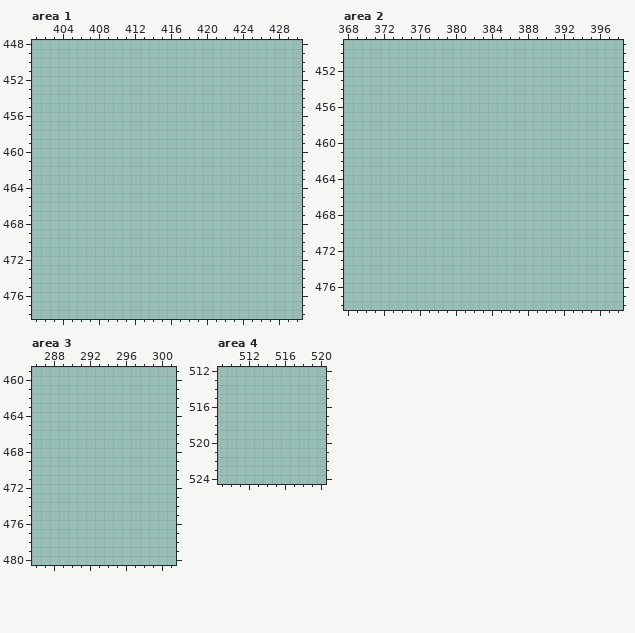
Pixel-art file, stored at assets/sprites/work atlases/ItemAtlasWorkplace.aseprite. Above is the file before it was changed.
528x608 pixels, 1 frame. Colours within 5 levels of each other are drawn and written as one. Shown: area 1: x 401..430, y 448..478; area 2: x 368..398, y 449..478; area 3: x 286..301, y 459..480; area 4: x 509..520, y 512..524. The commit also changed other parts of the picture, which this record leaves out.
The result:
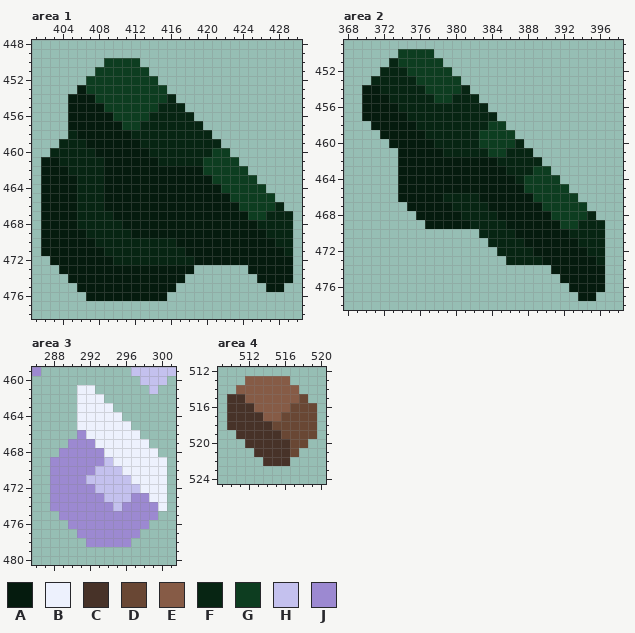
Palette (. is transparent): A #051b0e  B #edf1fd  C #473228  D #694734  E #865b46  F #072513  G #0d3d20  H #c4c1ee  J #9c89d1
Edits made:
Area 1:
y 450: x 409..412 .... -> GGGG
y 451: x 408..413 ...... -> GGGGGG
y 452: x 407..414 ........ -> GGGGGGGG
y 453: x 406..415 .......... -> AGGGGGGGGG
y 454: x 405..416 ............ -> AAAGGGGGGGGF
y 455: x 405..417 ............. -> AAAAGGGGGGFFF
y 456: x 405..418 .............. -> AAAAAGGGGFFFFF
y 457: x 405..419 ............... -> AAAAAAGGFFFFFFF
y 458: x 405..420 ................ -> FAAAAAAFFFFFFFFF
y 459: x 404..421 .................. -> FFFAAAAAAFFFFFFFFF
y 460: x 403..422 .................... -> FFFFFAAAAAAFFFFFFFGG
y 461: x 402..423 ...................... -> AAFFFFFAAAAAAFFFFFGGGG
y 462: x 402..424 ....................... -> AAAFFFFAAAAAAAAAAAGGGGG
y 463: x 402..425 ........................ -> AAAAFFFAAAAAAAAAAAAGGGGG
y 464: x 402..426 ......................... -> AAAAFFFAAAAAAAAAAAAAGGGGG
y 465: x 402..427 .......................... -> AAAAFFFAAAAAAAAAAAAAAGGGGG
y 466: x 402..428 ........................... -> AAAAFFFAAAAAAAAAAAAAAAGGGGF
y 467: x 402..429 ............................ -> AAAAFFFFAAAAAAAAAAAAAAAGGFFF
y 468: x 402..429 ............................ -> AAAAFFFFFAAAAAAAAAAAAAAAFFFF
y 469: x 402..429 ............................ -> AAAAAFFFFFAAAAAAAAAAAAAAAFFF
y 470: x 402..429 ............................ -> AAAAAAFFFFFFFFFAAAAAAAAAAAFF
y 471: x 402..429 ............................ -> AAAAAAAFFFFFFFFFAAAAAAAAAAAF
y 472: x 403..429 ........................... -> AAAAAAAFFFFFFFFFAAAAAAAAAAA
y 473: x 404..418 ............... -> AAAAAAAAAAAAAAA; x 425..429 ..... -> AAAAA
y 474: x 405..417 ............. -> AAAAAAAAAAAAA; x 426..429 .... -> AAAA
y 475: x 406..416 ........... -> AAAAAAAAAAA; x 427..428 .. -> AA
y 476: x 407..415 ......... -> AAAAAAAAA
Area 2:
y 450: x 374..377 .... -> GGGG
y 451: x 373..378 ...... -> FGGGGG
y 452: x 372..379 ........ -> FFFGGGGG
y 453: x 371..380 .......... -> FFFFFGGGGG
y 454: x 370..381 ............ -> AAFFFFFGGGGF
y 455: x 370..382 ............. -> AAAFFFFFGGFFF
y 456: x 370..383 .............. -> AAAAFFFFFFFFFF
y 457: x 370..384 ............... -> AAAAAFFFFFFFFFF
y 458: x 371..385 ............... -> AAAAAFFFFFFFFGG
y 459: x 372..386 ............... -> AAAAAFFFFFFGGGG
y 460: x 373..387 ............... -> AAAAAFFFFFGGGGF
y 461: x 374..388 ............... -> AAAAAFFFFFGGFFF
y 462: x 374..389 ................ -> AAAAAAAAAAAFFFFF
y 463: x 374..390 ................. -> AAAAAAAAAAAAFFFGG
y 464: x 374..391 .................. -> AAAAAAAAAAAAAFGGGG
y 465: x 374..392 ................... -> AAAAAAAAAAAAAAGGGGG
y 466: x 374..393 .................... -> AAAAAFFFFAAAAAAGGGGG
y 467: x 375..394 .................... -> AAAAAFFFFAAAAAAGGGGG
y 468: x 376..395 .................... -> AAAAAFFFFAAAAAAGGGGF
y 469: x 377..396 .................... -> AAAAAFFFFAAAAAAGGFFF
y 470: x 383..396 .............. -> FFFFAAAAAAFFFF
y 471: x 384..396 ............. -> FFFFAAAAAAFFF
y 472: x 385..396 ............ -> FFFFAAAAAAFF
y 473: x 386..396 ........... -> FFFFAAAAAAF
y 474: x 391..396 ...... -> AAAAAA
y 475: x 392..396 ..... -> AAAAA
y 476: x 393..396 .... -> AAAA
y 477: x 394..395 .. -> AA
Area 3:
y 459: x 286 . -> J; x 297..301 ..... -> HHHHH
y 460: x 298..300 ... -> HHH
y 461: x 291..292 .. -> BB; x 299 . -> H
y 462: x 291..293 ... -> BBB
y 463: x 291..294 .... -> BBBB
y 464: x 291..295 ..... -> BBBBB
y 465: x 291..296 ...... -> BBBBBB
y 466: x 291..297 ....... -> JBBBBBB
y 467: x 290..298 ......... -> JJJBBBBBB
y 468: x 289..299 ........... -> JJJJJBBBBBB
y 469: x 288..300 ............. -> JJJJJJHBBBBBB
y 470: x 288..300 ............. -> JJJJJHHHBBBBB
y 471: x 288..300 ............. -> JJJJHHHHHBBBB
y 472: x 288..300 ............. -> JJJJJHHHHHBBB
y 473: x 288..300 ............. -> JJJJJJHHHJJBB
y 474: x 288..300 ............. -> JJJJJJJHJJJJB
y 475: x 289..299 ........... -> JJJJJJJJJJJ
y 476: x 290..298 ......... -> JJJJJJJJJ
y 477: x 291..297 ....... -> JJJJJJJ
y 478: x 292..296 ..... -> JJJJJ
Area 4:
y 513: x 512..516 ..... -> EEEEE
y 514: x 511..517 ....... -> EEEEEEE
y 515: x 510..518 ......... -> CCEEEEEED
y 516: x 510..519 .......... -> CCCEEEEDDD
y 517: x 510..519 .......... -> CCCCEEDDDD
y 518: x 510..519 .......... -> CCCCCDDDDD
y 519: x 511..519 ......... -> CCCCCDDDD
y 520: x 512..518 ....... -> CCCCCDD
y 521: x 513..517 ..... -> CCCCD
y 522: x 514..516 ... -> CCC
Boxes around the changes in both pictures, in picture pixels (x1, y1, x2, y2):
added: (41, 58, 293, 301)
added: (362, 49, 605, 301)
added: (32, 367, 176, 547)
added: (227, 376, 317, 466)
